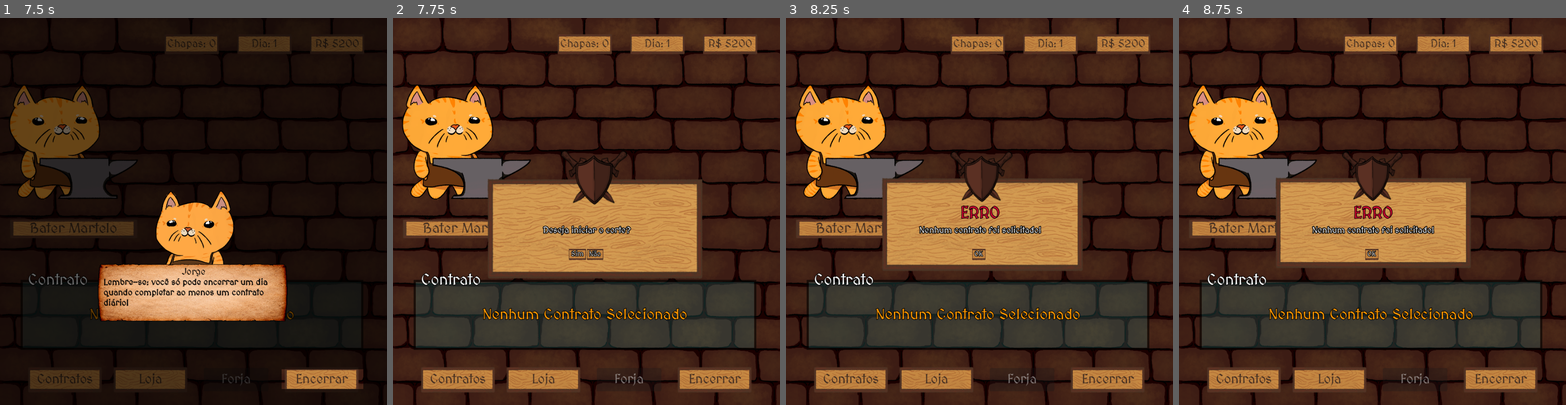
Above: before the commit, frames 1-4 (left to right).
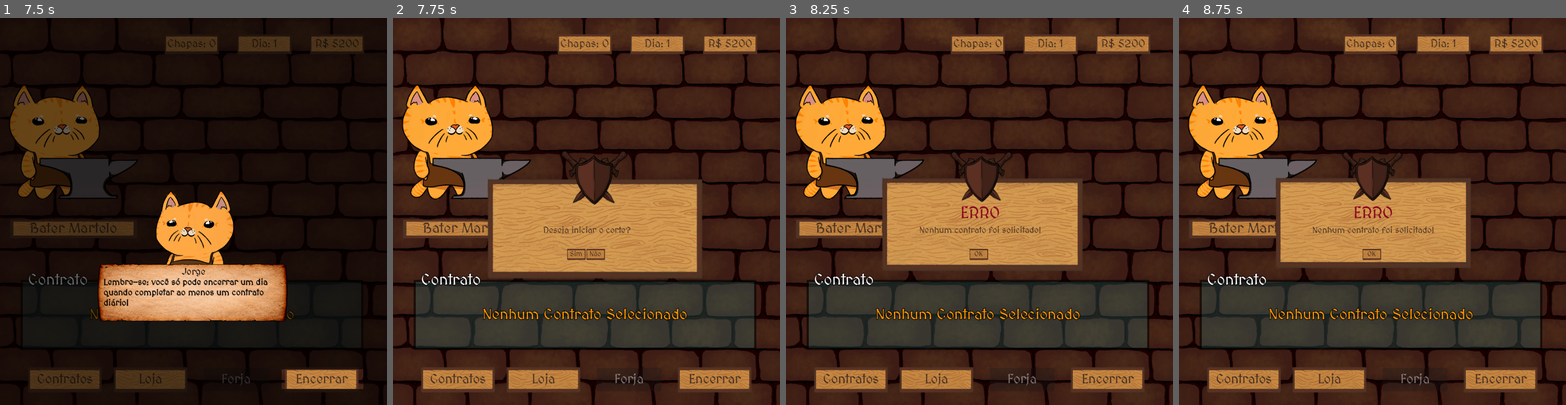
Above: after the commit, the same moments.

Repository: VitaumOS/Jogo_IC-Godot
Game: Godot game, scene res://scene/Telainicial.tscn
The game is run twice, just before and just after one commit, with the same random seed, the same clock (stepped at 60 frames per second) and the same inputs.
Inputs (mouse positions are in pixels of both pictures, inside the frame that each line leads up to):
- Up to frame 1 (7.5 s): click "Iniciar Jogo" at 0.5 s; tap Enter (ui_accept) at 1.25, 1.52, 2, 2.27, 2.75, 3.5, 3.77, 4.52, 5.27, 6.5, 6.77 s; move the mouse to (278, 192) at 1.27 s; click (278, 192) at 1.42 s; move the mouse to (116, 230) at 2.02 s; click (116, 230) at 2.17 s; move the mouse to (232, 126) at 2.77 s; click (232, 126) at 2.92 s; move the mouse to (174, 288) at 3.52 s; click (174, 288) at 3.67 s; move the mouse to (309, 269) at 4.27 s; click (309, 269) at 4.42 s; move the mouse to (77, 153) at 5.02 s; click (77, 153) at 5.17 s; move the mouse to (212, 211) at 5.77 s; click (212, 211) at 5.92 s; move the mouse to (135, 114) at 6.52 s; click (135, 114) at 6.67 s; move the mouse to (278, 192) at 7.27 s; click (278, 192) at 7.42 s
- Up to frame 2 (7.75 s): tap Enter (ui_accept) at 7.52 s
- Up to frame 3 (8.25 s): click "Sim" at 8 s
- Up to frame 4 (8.75 s): no input

Frame 1 is identical in both runs. In frame 2, 0.5% of the frame differs, in the area x 38-62%, y 53-63%; in frame 3, 0.8%, in the area x 34-66%, y 48-63%; in frame 4, 0.8%.

Commit message:
minor changes (again)

Diff:
--- a/scene/aux_scene/Popup.tscn
+++ b/scene/aux_scene/Popup.tscn
@@ -38,8 +38,7 @@
 offset_top = -108.0
 offset_right = 151.0
 offset_bottom = -4.0
-theme_override_colors/font_color = Color(1, 1, 1, 1)
-theme_override_constants/outline_size = 7
+theme_override_colors/font_color = Color(0.26666668, 0.18431373, 0.13333334, 1)
 theme_override_font_sizes/font_size = 20
 text = "Texto de Teste"
 horizontal_alignment = 1
@@ -53,8 +52,7 @@
 offset_top = -116.0
 offset_right = 151.0
 offset_bottom = -66.0
-theme_override_colors/font_color = Color(0.8, 0, 0.1882353, 1)
-theme_override_constants/outline_size = 5
+theme_override_colors/font_color = Color(0.54165065, 0, 0.11472998, 1)
 theme_override_font_sizes/font_size = 37
 text = "ERRO"
 horizontal_alignment = 1
@@ -79,22 +77,28 @@
 
 [node name="BtnSim" type="Button" parent="Control/HBoxBtn" unique_id=309139895]
 process_mode = 3
+custom_minimum_size = Vector2(33, 0)
+custom_maximum_size = Vector2(33, -1)
 layout_mode = 2
-theme_override_constants/outline_size = 5
+theme_override_colors/font_color = Color(0.26666668, 0.18431373, 0.13333334, 1)
 theme_override_styles/normal = ExtResource("3_3c8re")
 text = "Sim"
 
 [node name="BtnNao" type="Button" parent="Control/HBoxBtn" unique_id=1079789033]
 process_mode = 3
+custom_minimum_size = Vector2(33, 0)
+custom_maximum_size = Vector2(33, -1)
 layout_mode = 2
-theme_override_constants/outline_size = 5
+theme_override_colors/font_color = Color(0.26666668, 0.18431373, 0.13333334, 1)
 theme_override_styles/normal = ExtResource("3_3c8re")
 text = "Não"
 
 [node name="BtnOk" type="Button" parent="Control/HBoxBtn" unique_id=30888743]
 process_mode = 3
+custom_minimum_size = Vector2(33, 0)
+custom_maximum_size = Vector2(33, -1)
 layout_mode = 2
-theme_override_constants/outline_size = 5
+theme_override_colors/font_color = Color(0.26666668, 0.18431373, 0.13333334, 1)
 theme_override_styles/normal = ExtResource("3_3c8re")
 text = "OK"
 
